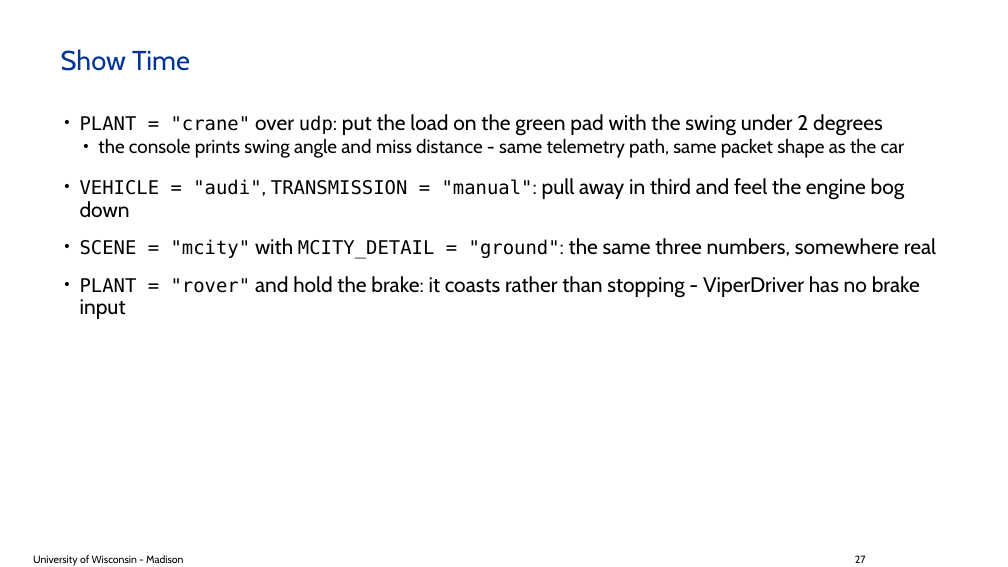
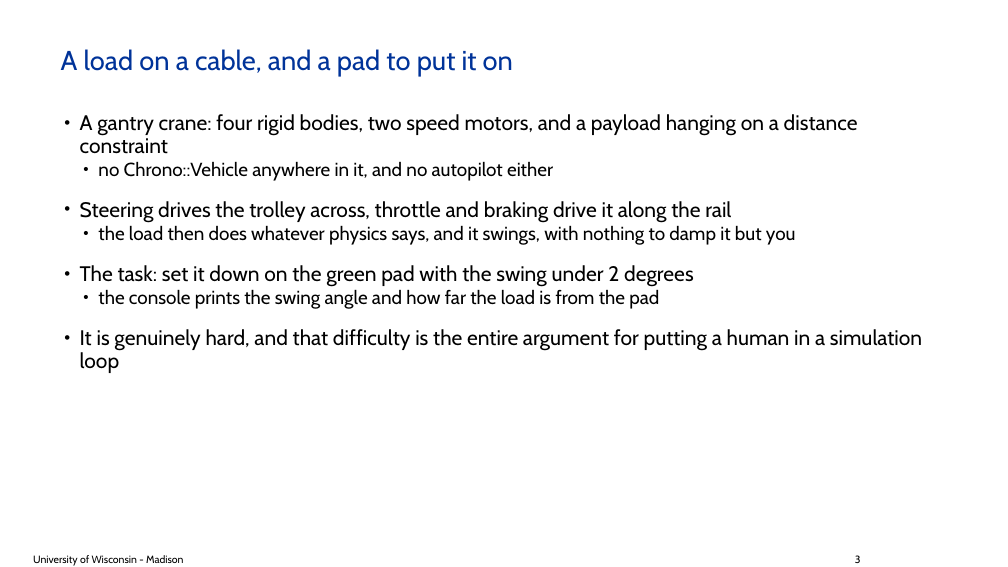
Before and after one commit to ksha23/chrono-hil-tutorial, a slide deck: slide 3 of tutorial_HIL_driver.pptx (slide 27 before the commit). Drawn at 1008x567 pixels with LibreOffice and Linux fonts; fonts in the diff are those of the drawing; background and template pictures are left out. Boxes give left, top, right and bottom in pixels: in the first picture for what was removed or moved away, otherwise in the second. Text is boxed around its words. In the diff, an @@ line names an element or a change of style, - is before the commit and + after.

```diff
--- a/tutorial_HIL_driver.pptx
+++ b/tutorial_HIL_driver.pptx
@@ title at (61, 49, 513, 76): text changed @@
-Show Time
+A load on a cable, and a pad to put it on
@@ text at (80, 114, 922, 373): text changed @@
-• PLANT = "crane" over udp: put the load on the green pad with the swing under 2 degrees
-  • the console prints swing angle and miss distance - same telemetry path, same packet shape as the car
-• VEHICLE = "audi", TRANSMISSION = "manual": pull away in third and feel the engine bog down
-• SCENE = "mcity" with MCITY_DETAIL = "ground": the same three numbers, somewhere real
-• PLANT = "rover" and hold the brake: it coasts rather than stopping - ViperDriver has no brake input
+• A gantry crane: four rigid bodies, two speed motors, and a payload hanging on a distance constraint
+  • no Chrono::Vehicle anywhere in it, and no autopilot either
+• Steering drives the trolley across, throttle and braking drive it along the rail
+  • the load then does whatever physics says, and it swings, with nothing to damp it but you
+• The task: set it down on the green pad with the swing under 2 degrees
+  • the console prints the swing angle and how far the load is from the pad
+• It is genuinely hard, and that difficulty is the entire argument for putting a human in a simulation loop
@@ text at (855, 555, 861, 563): text changed @@
-27
+3
```
Also in this commit, not shown: 19 other slides changed, 4 slides added, 9 slides removed, 11 other files.
